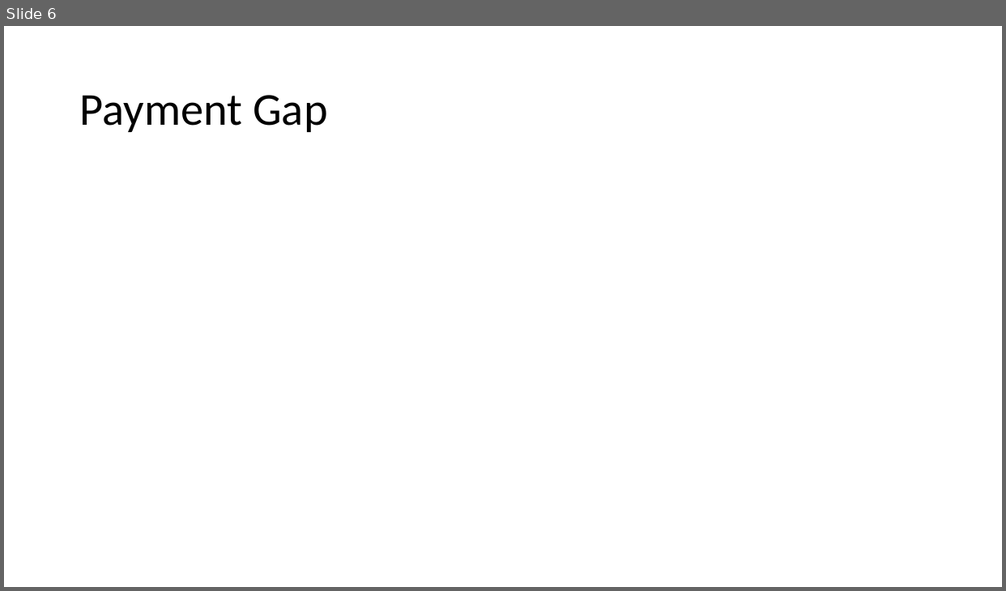
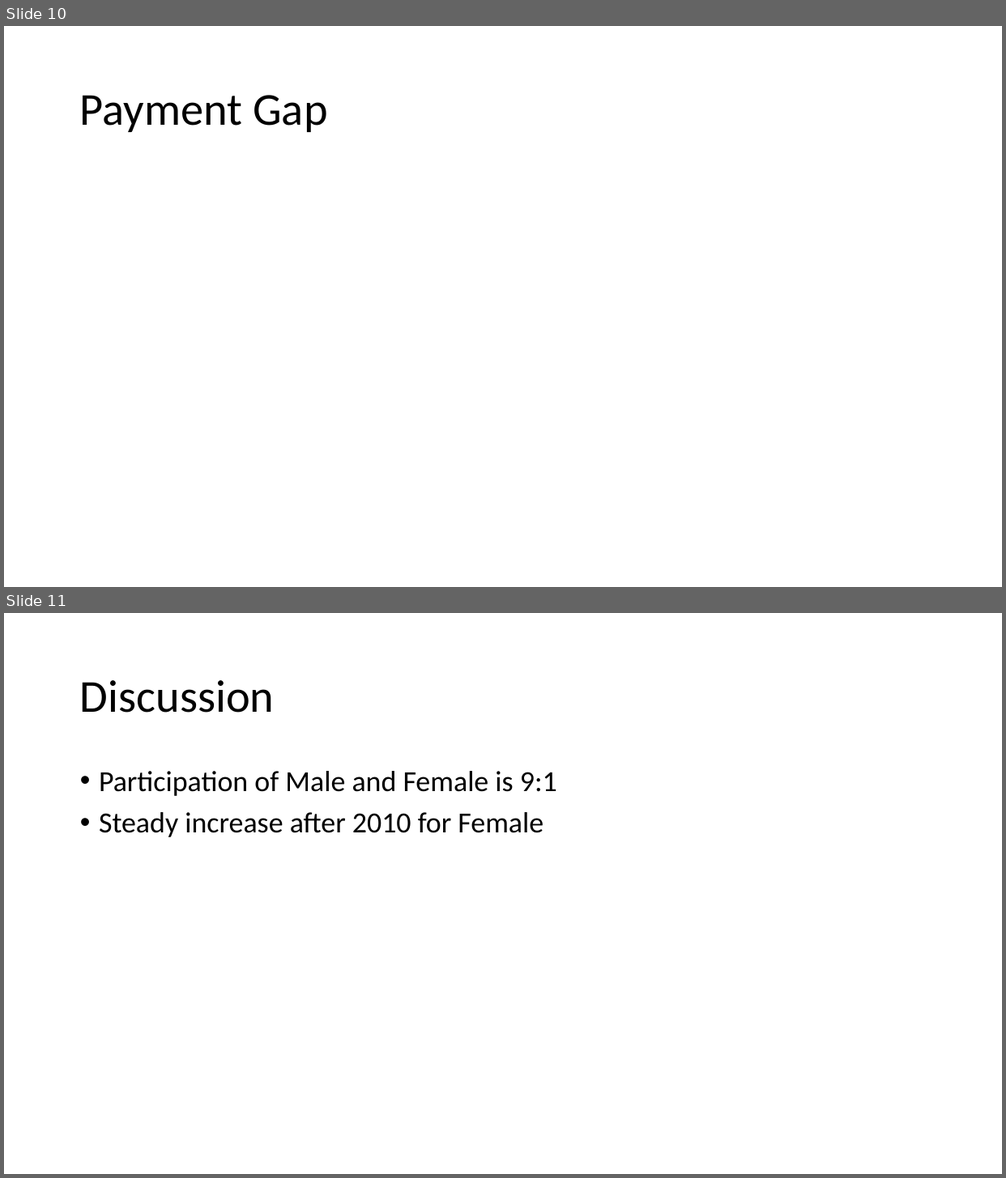
Before and after one commit to polando/GenderGap, a slide deck: Presentation/Final_presentation.pptx. Shown one above the other, each under a label of ours: slide 6 before the commit, slides 10 and 11 after it. The pictures are 1006x591 and 1006x1178 pixels, drawn with LibreOffice and Linux fonts; fonts in the diff are those of the drawing; grey boxes stand for pictures. Boxes give left, top, right and bottom in pixels: in the first picture for what was removed or moved away, otherwise in the second. Text is boxed around its words. In the diff, an @@ line names an element or a change of style, - is before the commit and + after.

```diff
--- a/Presentation/Final_presentation.pptx
+++ b/Presentation/Final_presentation.pptx
@@ slide 11 added at [4, 613, 1002, 1174], background #FFFFFF @@
@@ title added at [80, 680, 275, 713], 44 pt, text #000000 @@
+Discussion
@@ text added at [99, 771, 557, 837], 28 pt, text #000000 @@
+• Participation of Male and Female is 9:1
+• Steady increase after 2010 for Female
@@ what was slide 6 is now slide 10 @@
```
Also in this commit, not shown: 3 slides changed, 9 other slides added, 2 slides removed.
